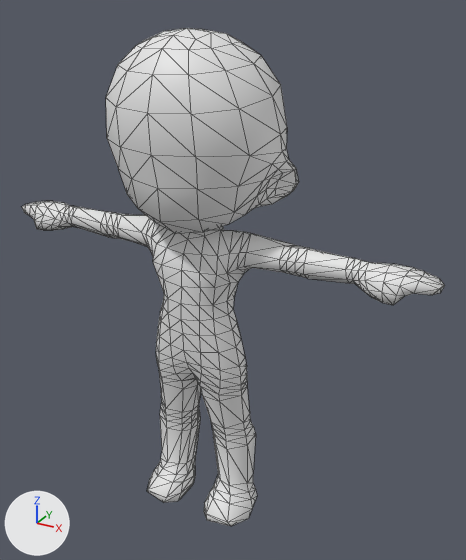
An edit to the glTF model temporary-previews/seclunion-portable-preview/models/characters/male-base.glb, drawn before and after from the same camera.
The view is the same before and after, from a 50 mm camera at (0.987, -1.575, 1.675) aimed at (0.09, 0.056, 0.859). Lighting does not change. The marker at lower left points along +X, +Y and +Z. The older version comes first. Mesh edges are drawn as thin lines. Vertices at exactly the same position are counted once.

Objects in the first picture: 'male_base_lowpoly001'.
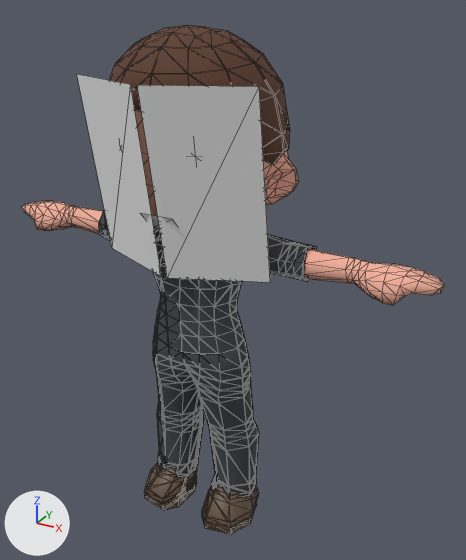
Boxes (x1, y1, x2, y2) around the edits, measured in the pictures (466 x 560 px):
'male_base_lowpoly001', reshaped
    before: (22, 28, 445, 526)
    after: (22, 111, 445, 305)
'Male_Face_Eyes', added
    after: (77, 74, 270, 282)
'Male_Basic_Pants', added
    after: (153, 327, 259, 497)
'Male_Basic_Hair_Cap', added (brown)
    after: (109, 25, 290, 164)
'Male_Basic_Shirt', added
    after: (99, 210, 317, 355)
'Male_Basic_Shoe_L', added (brown)
    after: (202, 485, 259, 534)
'Male_Basic_Shoe_R', added
    after: (144, 462, 197, 510)
'Male_Face_Mouth', added
    after: (140, 213, 176, 229)
part 1 of me_mesh_0, deleted
    before: (101, 212, 315, 495)
part 2 of me_mesh_0, recoloured
    before: (22, 28, 445, 526)
    after: (22, 111, 445, 305)

The change, as a list of edits to the scene's bpy script:
```text
Add mat_mat_male_skin:
    mat_mat_male_skin = principled_material('MAT_Male_Skin')
    mat_mat_male_skin.base_color = (0.92, 0.45, 0.34)  # beige #f6b39e
    mat_mat_male_skin.roughness = 0.9
Change me_mesh_0:
    remove me_mesh_0.from_pydata(...)  # 807 vertices, 1610 faces; spans x -0.73..0.73, y -0.23..0.22, z 0.01..1.6
    add me_mesh_0.from_pydata(...)  # 473 vertices, 894 faces; spans x -0.73..0.73, y -0.23..0.22, z 0.01..1.6
    me_mesh_0 part 1: 334 vertices removed from x -0.33..0.33, y -0.11..0.1, z 0.13..1.05
    me_mesh_0 part 2: 894 faces spanning x -0.73..0.73, y -0.23..0.22, z 0.01..1.6 switch from mat_male_base_lowpoly_clay (white #e7e7e7) to mat_mat_male_skin (beige #f6b39e)
Add me_male_face_mouth_mesh:
    me_male_face_mouth_mesh.from_pydata([(-0.0525, -0.1643, 1.0761), (0.0525, -0.1643, 1.0761), (0.0525, -0.2116, 1.1311), (-0.0525, -0.2116, 1.1311)], [], [(0, 1, 2), (0, 2, 3)])
    me_male_face_mouth_mesh.materials.append(mat_mat_male_face_mouth)  # white #e7e7e7
Add me_male_face_eyes_mesh:
    me_male_face_eyes_mesh.from_pydata([(-0.282, -0.068, 0.939), (-0.012, -0.183, 0.939), (-0.012, -0.273, 1.48), (-0.282, -0.158, 1.48), (0.008, -0.183, 0.939), (0.278, -0.068, 0.939), (0.278, -0.158, 1.48), (0.008, -0.273, 1.48)], [], [(0, 1, 2), (0, 2, 3), (4, 5, 6), (4, 6, 7)])
    me_male_face_eyes_mesh.materials.append(mat_mat_male_face_eyes)  # white #e7e7e7
Add ob_male_face_mouth:
    ob_male_face_mouth = bpy.data.objects.new('Male_Face_Mouth', me_male_face_mouth_mesh)
    ob_male_face_mouth.location = (0.0, 0.0, 0.0)
Add ob_male_face_eyes:
    ob_male_face_eyes = bpy.data.objects.new('Male_Face_Eyes', me_male_face_eyes_mesh)
    ob_male_face_eyes.location = (0.0, 0.0, 0.0)
Add ob_male_basic_shoe_r:
    ob_male_basic_shoe_r = bpy.data.objects.new('Male_Basic_Shoe_R', me_male_basic_shoe_r_userv16_mesh)  # 138 vertices, 283 faces; spans x -0.215..-0.039, y -0.139..0.085, z -0.001..0.134; in mat_mat_male_basic_shoes (brown #614d3c)
    ob_male_basic_shoe_r.location = (0.0, 0.0, 0.0)
Add ob_male_basic_shoe_l:
    ob_male_basic_shoe_l = bpy.data.objects.new('Male_Basic_Shoe_L', me_male_basic_shoe_l_userv16_mesh)  # 138 vertices, 283 faces; spans x 0.039..0.215, y -0.139..0.085, z -0.001..0.134; in mat_mat_male_basic_shoes (brown #614d3c)
    ob_male_basic_shoe_l.location = (0.0, 0.0, 0.0)
Add ob_male_basic_shirt:
    ob_male_basic_shirt = bpy.data.objects.new('Male_Basic_Shirt', me_male_basic_shirt_mesh_001)  # 430 vertices, 868 faces; spans x -0.36..0.36, y -0.121..0.113, z 0.572..1.057; in mat_mat_male_basic_shirt (dark grey #42454b)
    ob_male_basic_shirt.location = (0.0, 0.0, 0.0)
Add ob_male_basic_pants:
    ob_male_basic_pants = bpy.data.objects.new('Male_Basic_Pants', me_male_basic_pants_userv16_mesh)  # 410 vertices, 824 faces; spans x -0.196..0.196, y -0.116..0.109, z 0.089..0.68; in mat_mat_male_basic_pants (dark grey #3c3e42)
    ob_male_basic_pants.location = (0.0, 0.0, 0.0)
Add ob_male_basic_hair_cap:
    ob_male_basic_hair_cap = bpy.data.objects.new('Male_Basic_Hair_Cap', me_male_basic_hair_userv16_mesh)  # 156 vertices, 308 faces; spans x -0.271..0.271, y -0.232..0.23, z 1.167..1.605; in mat_mat_male_basic_hair (brown #5d3c2c)
    ob_male_basic_hair_cap.location = (0.0, 0.0, 0.0)
```
